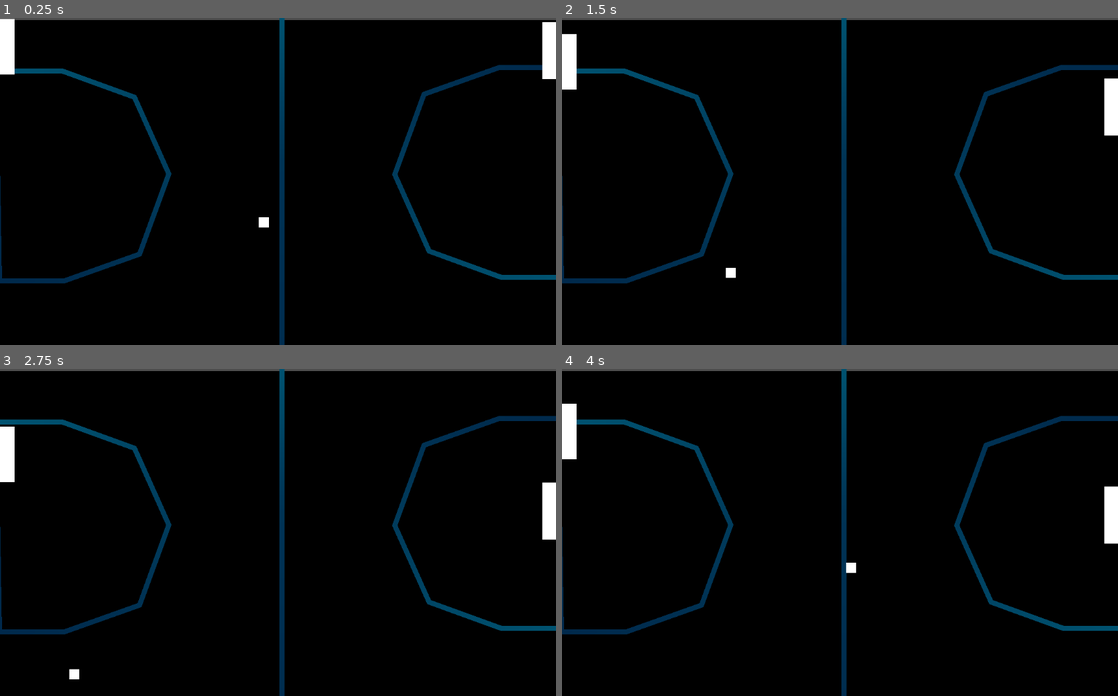
Above: before the commit, frames 1-4 (two rows, left to right).
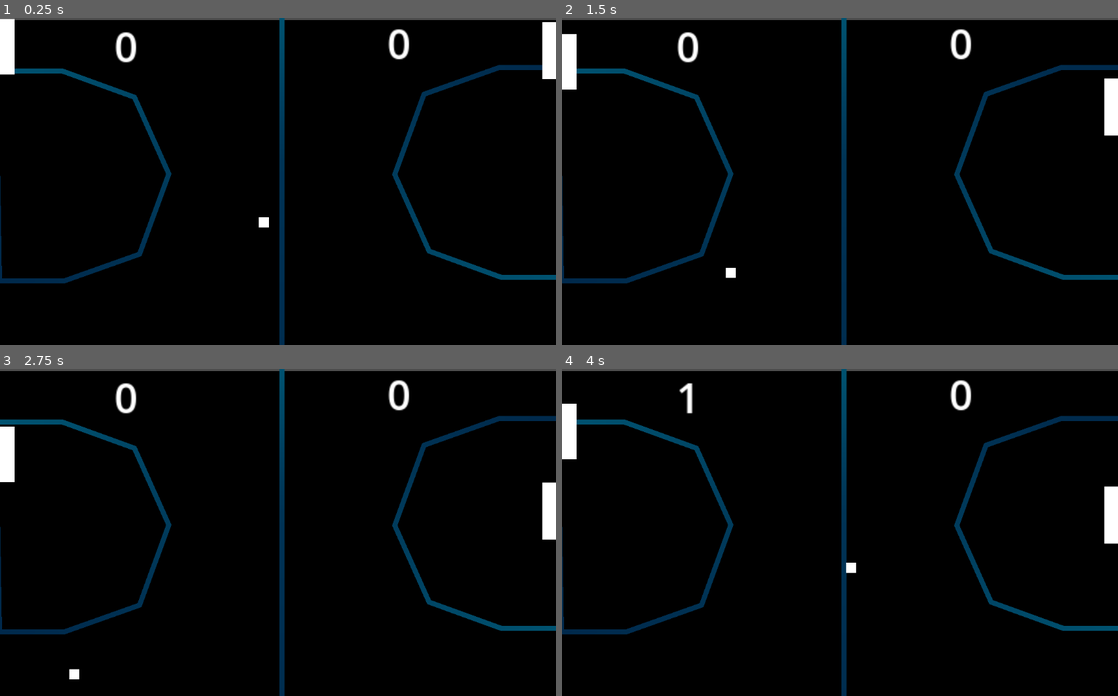
Above: after the commit, the same moments.

Repository: ShubhamK-Yadav/Pong
Game: Godot game, scene res://Pong.tscn
Two runs of this game, one before a commit and one after it. Both use one fixed random seed, a clock stepped at 60 frames per second and the inputs below.
Inputs:
- Up to frame 1 (0.25 s): no input
- Up to frame 2 (1.5 s): hold Down (right_move_down) 0.53-1.28 s; hold S (left_move_down) from 1.28 s (still down)
- Up to frame 3 (2.75 s): release S (left_move_down) at 2.03 s; hold Down (right_move_down) from 2.03 s (still down)
- Up to frame 4 (4 s): release Down (right_move_down) at 2.78 s; hold W (left_move_up) 2.78-3.53 s; hold S (left_move_down) from 3.53 s (still down)

The runs differ from the first frame. In frame 1, 0.4% of the frame differs, in the area x 20-74%, y 3-14%; in frame 2, 0.4%; in frame 3, 0.4%; in frame 4, 0.4%.

Commit message:
Added the score system

Diff:
--- /dev/null
+++ b/Player 2 Score.gd
@@ -0,0 +1 @@
+extends Label
--- /dev/null
+++ b/Player1Score.gd
@@ -0,0 +1 @@
+extends Label
--- /dev/null
+++ b/Player2Score.gd
@@ -0,0 +1 @@
+extends Label
--- a/Pong.gd
+++ b/Pong.gd
@@ -2,8 +2,12 @@
 
 var ball = preload("res://ball/ball.tscn")
 var instance = ball.instantiate()
+@onready var player_one_score_label = $"Player 1 Score"
+@onready var player_two_score_label = $"Player 2 Score"
 
 func _physics_process(delta):
+	update_score()
+
 	if !(instance in get_children()):
 		print("Adding instance")
 		instance.position = Vector2(0, 137)
@@ -16,3 +20,7 @@
 func out_of_bounds():
 	remove_child(instance)
 	instance.out_of_bounds = false
+
+func update_score():
+	player_one_score_label.text = str(instance.player_one_score)
+	player_two_score_label.text = str(instance.player_two_score)
--- a/Pong.tscn
+++ b/Pong.tscn
@@ -3,6 +3,9 @@
 [ext_resource type="Script" path="res://Pong.gd" id="1_agf3n"]
 [ext_resource type="Script" path="res://Player1.gd" id="2_djo6j"]
 [ext_resource type="Script" path="res://Player2.gd" id="3_imlkr"]
+
+[sub_resource type="LabelSettings" id="LabelSettings_wejw1"]
+font_size = 36
 
 [sub_resource type="CanvasItemMaterial" id="CanvasItemMaterial_2fu26"]
 
@@ -40,12 +43,6 @@
 [sub_resource type="RectangleShape2D" id="RectangleShape2D_u7dan"]
 size = Vector2(13, 113)
 
-[sub_resource type="Curve2D" id="Curve2D_cm2cc"]
-_data = {
-"points": PackedVector2Array(0, 0, 80, 0, 106, -101, 40, 0, 50, 0, 218, -73, 0, 0, 0, 0, 109, -33, 0, 0, 0, 0, 106, -101)
-}
-point_count = 4
-
 [node name="Pong" type="Node2D"]
 position = Vector2(-1, 2)
 script = ExtResource("1_agf3n")
@@ -56,12 +53,25 @@
 offset_bottom = 651.0
 color = Color(0, 0, 0, 1)
 
-[node name="Separator" type="Line2D" parent="."]
-modulate = Color(0, 0.32549, 0.443137, 1)
-self_modulate = Color(0.47451, 1, 1, 1)
-material = SubResource("CanvasItemMaterial_2fu26")
-points = PackedVector2Array(559, -12, 559, 283.432, 559, 659)
-gradient = SubResource("Gradient_2qe13")
+[node name="Player 1 Score" type="Label" parent="."]
+offset_left = 218.0
+offset_top = -3.0
+offset_right = 247.0
+offset_bottom = 42.0
+scale = Vector2(2.26927, 2.27231)
+text = "0"
+label_settings = SubResource("LabelSettings_wejw1")
+horizontal_alignment = 1
+
+[node name="Player 2 Score" type="Label" parent="."]
+offset_left = 758.0
+offset_top = -9.0
+offset_right = 788.0
+offset_bottom = 36.0
+scale = Vector2(2.26927, 2.27231)
+text = "0"
+label_settings = SubResource("LabelSettings_wejw1")
+horizontal_alignment = 1
 
 [node name="Separator3" type="Line2D" parent="."]
 modulate = Color(0, 0.32549, 0.443137, 1)
@@ -82,14 +92,24 @@
 closed = true
 gradient = SubResource("Gradient_2qe13")
 
-[node name="Colliders" type="StaticBody2D" parent="."]
+[node name="Separator" type="Line2D" parent="."]
+modulate = Color(0, 0.32549, 0.443137, 1)
+self_modulate = Color(0.47451, 1, 1, 1)
+material = SubResource("CanvasItemMaterial_2fu26")
+points = PackedVector2Array(559, -12, 559, 283.432, 559, 659)
+gradient = SubResource("Gradient_2qe13")
+
+[node name="Left Collider" type="StaticBody2D" parent="."]
 physics_material_override = SubResource("PhysicsMaterial_p3cjx")
 
-[node name="LeftCollider" type="CollisionShape2D" parent="Colliders"]
+[node name="LeftCollider" type="CollisionShape2D" parent="Left Collider"]
 position = Vector2(-37.5, 323.5)
 shape = SubResource("RectangleShape2D_1hvj2")
 
-[node name="RightCollider" type="CollisionShape2D" parent="Colliders"]
+[node name="Right Collider" type="StaticBody2D" parent="."]
+physics_material_override = SubResource("PhysicsMaterial_p3cjx")
+
+[node name="RightCollider" type="CollisionShape2D" parent="Right Collider"]
 position = Vector2(1136, 321.75)
 shape = SubResource("RectangleShape2D_1hvj2")
 
@@ -130,7 +150,3 @@
 [node name="CollisionShape2D" type="CollisionShape2D" parent="Player2"]
 position = Vector2(1087.5, 62.5)
 shape = SubResource("RectangleShape2D_u7dan")
-
-[node name="Path2D" type="Path2D" parent="."]
-position = Vector2(0, -5)
-curve = SubResource("Curve2D_cm2cc")
--- a/ball/Ball.gd
+++ b/ball/Ball.gd
@@ -3,6 +3,9 @@
 @onready var original_position = position
 var out_of_bounds = false
 var direction = (randi_range(0, 1) * 2) - 1
+var player_one_score = 0
+var player_two_score = 0
+
 
 func _ready():
 	linear_velocity = Vector2(150 * direction, 80)
@@ -10,5 +13,9 @@
 func _on_body_entered(body):
 	if body.name == "Player1" or body.name == "Player2":
 		linear_velocity *= 1.3
-	if body.name == "Colliders":
+	if body.name == "Left Collider":
 		out_of_bounds = true
+		player_one_score += 1
+	elif body.name == "Right Collider":
+		out_of_bounds = true
+		player_two_score += 1
